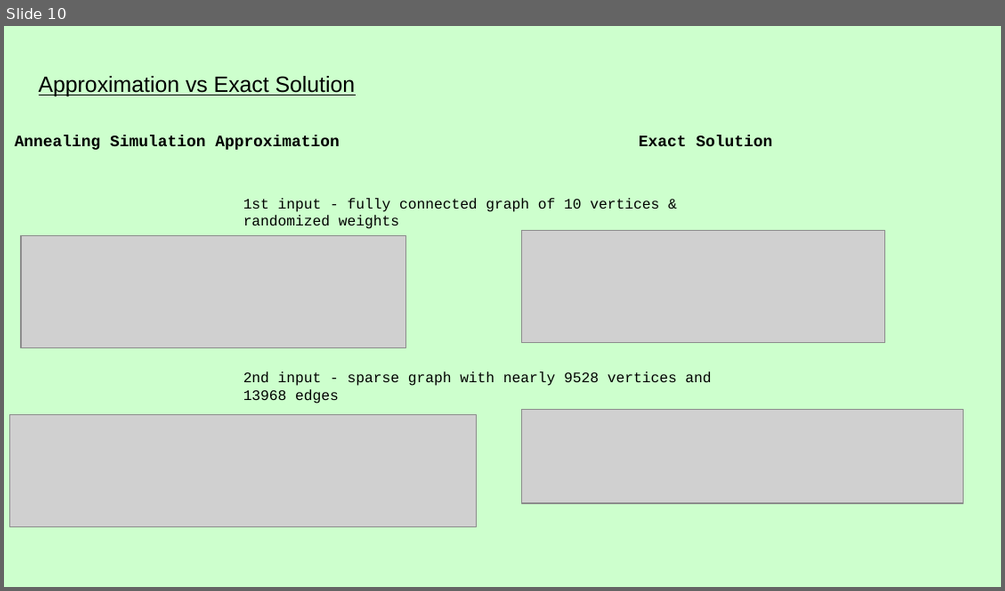
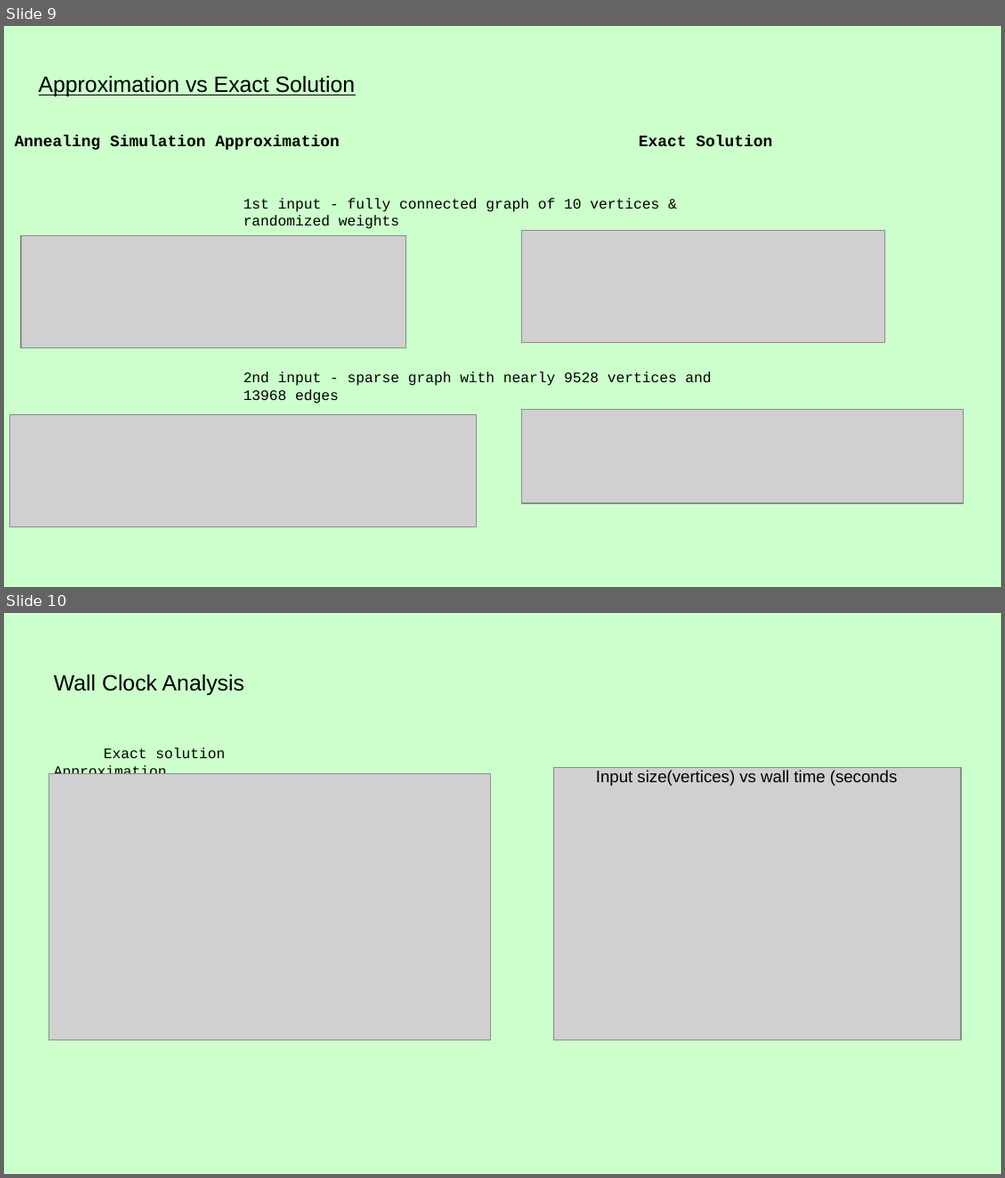
Before and after one commit to tbanks582/cs412_final, a slide deck: presentation/Longest Path Presentation.pptx. Shown one above the other, each under a label of ours: slide 10 before the commit, slides 9 and 10 after it. The pictures are 1005x591 and 1005x1178 pixels, drawn with LibreOffice and Linux fonts; fonts in the diff are those of the drawing; grey boxes stand for pictures. Boxes give left, top, right and bottom in pixels: in the first picture for what was removed or moved away, otherwise in the second. Text is boxed around its words. In the diff, an @@ line names an element or a change of style, - is before the commit and + after.

Commit message:
wall clock approx

```diff
--- a/presentation/Longest Path Presentation.pptx
+++ b/presentation/Longest Path Presentation.pptx
@@ slide 10 added at (x1=4, y1=613, x2=1001, y2=1174), background #CDFFCD @@
@@ title added at (x1=54, y1=674, x2=244, y2=695), 16 pt, text #000000 @@
+Wall Clock Analysis
@@ text added at (x1=54, y1=747, x2=225, y2=774), 10.5 pt, text #000000 @@
+Exact solution Approximation
@@ picture added at (x1=554, y1=768, x2=961, y2=1039) @@
@@ text added at (x1=596, y1=770, x2=898, y2=786), 12 pt, text #000000 @@
+Input size(vertices) vs wall time (seconds
@@ picture added at (x1=48, y1=773, x2=491, y2=1039) @@
@@ what was slide 10 is now slide 9 @@
```
Also in this commit, not shown: 3 slides changed, 1 other file.
